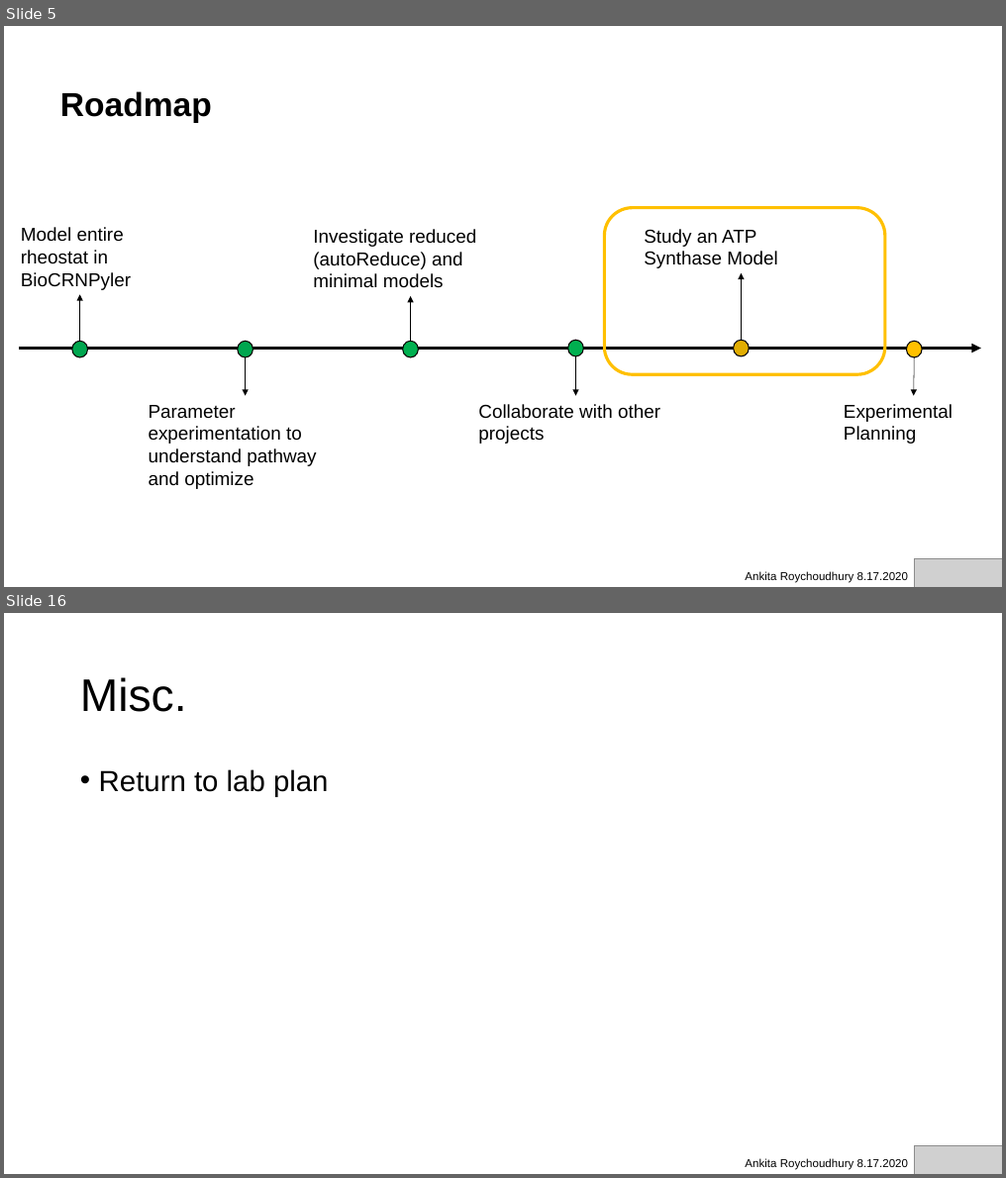
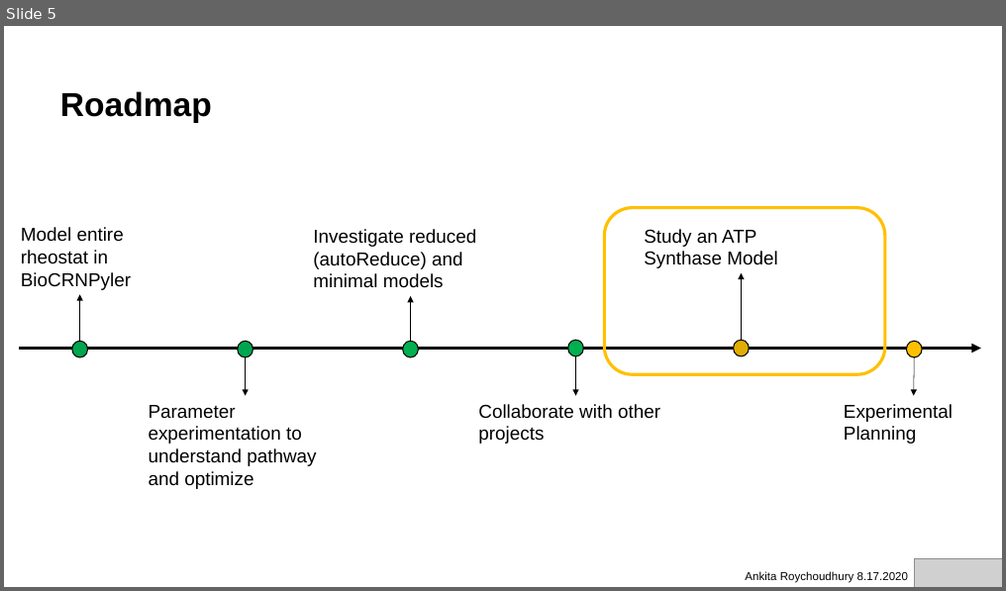
Before and after one commit to AnkitaRoychoudhury/ug_murray, a slide deck: miscellaneous/presentations/20200817_murray_mtg.pptx. Shown one above the other, each under a label of ours: slides 5 and 16 before the commit, slide 5 after it; the slides between them are not shown. The pictures are 1006x1178 and 1006x591 pixels, drawn with LibreOffice and Linux fonts; fonts in the diff are those of the drawing; grey boxes stand for pictures. Boxes give left, top, right and bottom in pixels: in the first picture for what was removed or moved away, otherwise in the second. Text is boxed around its words. In the diff, an @@ line names an element or a change of style, - is before the commit and + after.

```diff
--- a/miscellaneous/presentations/20200817_murray_mtg.pptx
+++ b/miscellaneous/presentations/20200817_murray_mtg.pptx
@@ slide 16 removed at [4,613,1002,1174], background #FFFFFF @@
@@ title removed at [80,677,187,712] @@
-Misc.
@@ text removed at [99,769,329,797] @@
-• Return to lab plan
@@ picture removed at [915,1146,1002,1174] @@
@@ text removed at [745,1158,908,1170] @@
-Ankita Roychoudhury 8.17.2020
```
Also in this commit, not shown: 10 slides changed, 1 slide added, 21 other files.
